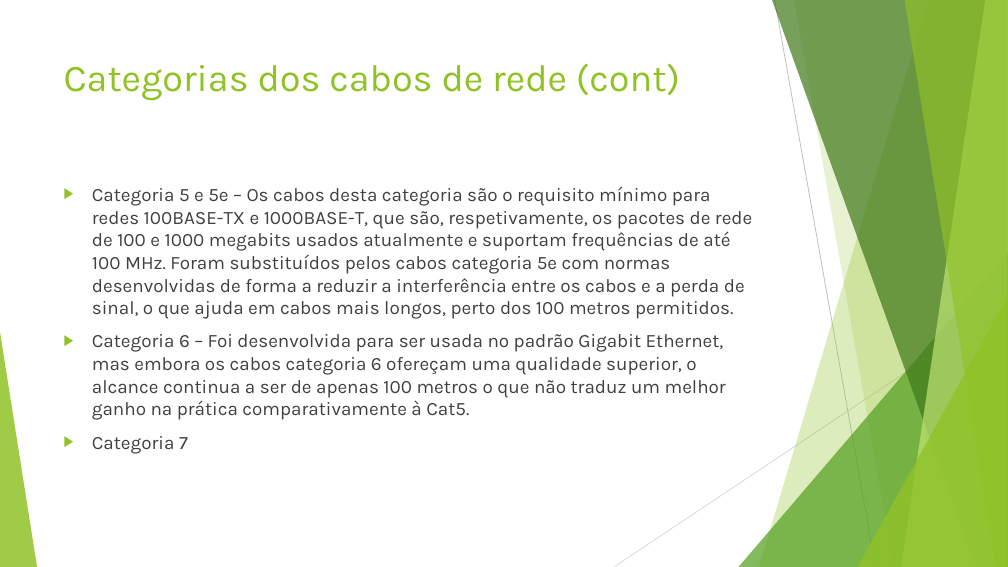
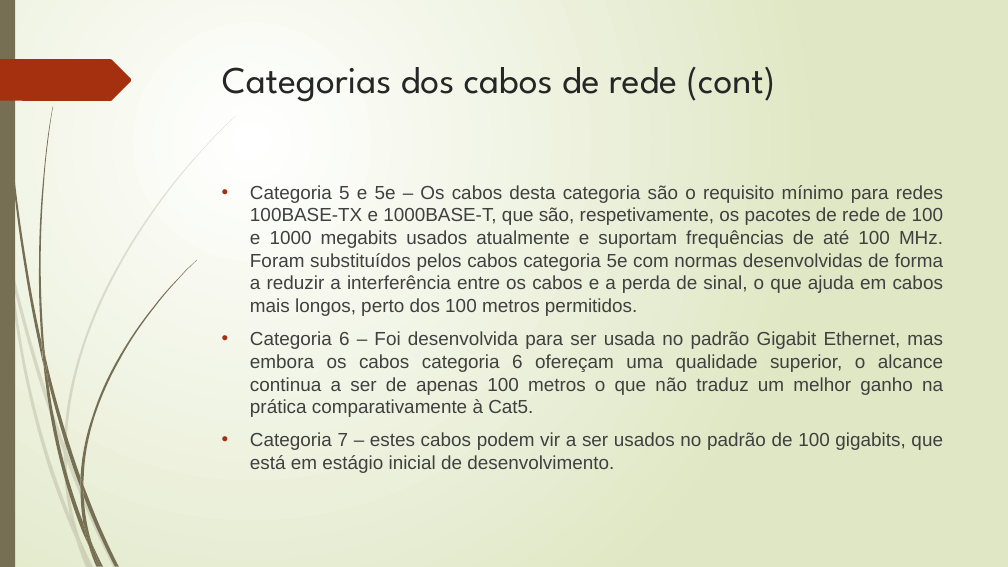
Before and after one commit to CarinaGomesCardoso/CC, a slide deck: slide 3 of Redes.pptx. Drawn at 1008x567 pixels with LibreOffice and Linux fonts; fonts in the diff are those of the drawing. Boxes give left, top, right and bottom in pixels: in the first picture for what was removed or moved away, otherwise in the second. Text is boxed around its words. In the diff, an @@ line names an element or a change of style, - is before the commit and + after.

```diff
--- a/Redes.pptx
+++ b/Redes.pptx
@@ background #FFFFFF to gradient #FFFFFF to #DFE8C4 @@
@@ rectangle added at [0,0,15,567], fill #766F54 @@
@@ freeform shape added at [0,59,132,101], fill #A53010 @@
@@ title "Categorias dos cabos de rede ...": place and size @@
-title "Categorias dos cabos de rede ..." at [64,63,680,101]
+title "Categorias dos cabos de rede ..." at [222,67,776,102]
@@ title "Categorias dos cabos de rede ..." at [222,67,776,102]: font Karla to League Spartan, text colour #90C226 to #262626 @@
@@ text "Categoria 5 e 5e – ...": place and size @@
-text "Categoria 5 e 5e – ..." at [92,186,752,454]
+text "Categoria 5 e 5e – ..." at [250,185,944,473]
@@ text at [250,185,944,417]: font Karla to Arial in "Categoria 5 e 5e – Os cabos ...", "Categoria 6 – Foi desenvolvida para ser ..."; alignment left to justified; bullet ▶ to •; bullet colour #90C226 to #A53010 @@
@@ group removed at [0,0,1008,567]: 5 freeform shapes, 3 triangles, 2 lines @@
@@ text at [250,432,943,473]: text changed; font Karla to Arial @@
-▶ Categoria 7
+• Categoria 7 – estes cabos podem vir a ser usados no padrão de 100 gigabits, que está em estágio inicial de desenvolvimento.
@@ group added at [0,116,236,567]: 10 freeform shapes @@
@@ group added at [2,0,197,567]: 12 freeform shapes @@
```
Also in this commit, not shown: 2 other slides changed, 13 slides added, 1 slide removed, 1 other file.
